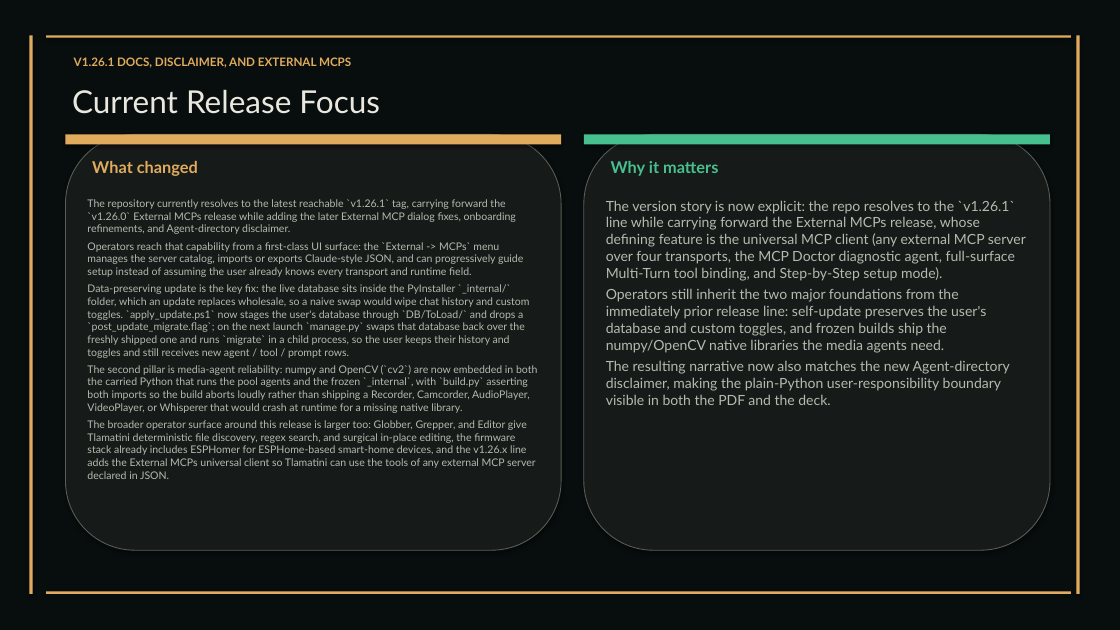
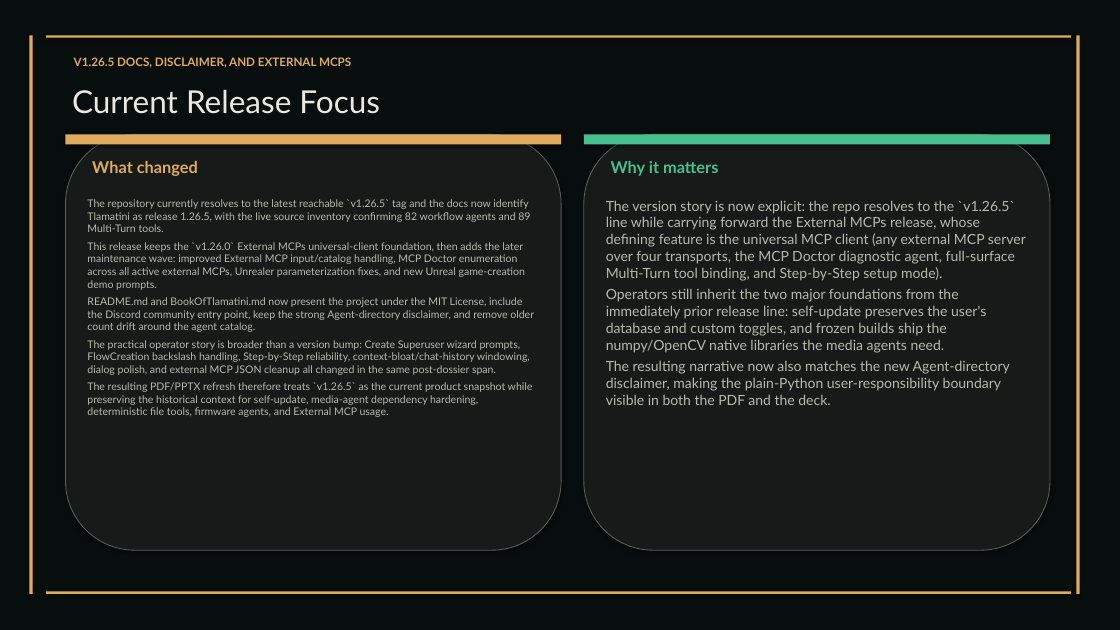
Before and after one commit to XAIHT/Tlamatini, a slide deck: slide 20 of Tlamatini_eXtended_Artificial_Intelligence_Humanly_Tempered.pptx. Drawn at 1120x630 pixels with LibreOffice and Linux fonts; fonts in the diff are those of the drawing. Boxes give left, top, right and bottom in pixels: in the first picture for what was removed or moved away, otherwise in the second. Text is boxed around its words. In the diff, an @@ line names an element or a change of style, - is before the commit and + after.

```diff
--- a/Tlamatini_eXtended_Artificial_Intelligence_Humanly_Tempered.pptx
+++ b/Tlamatini_eXtended_Artificial_Intelligence_Humanly_Tempered.pptx
@@ text at [74,57,351,68]: text changed @@
-V1.26.1 DOCS, DISCLAIMER, AND EXTERNAL MCPS
+V1.26.5 DOCS, DISCLAIMER, AND EXTERNAL MCPS
@@ text at [87,199,534,417]: text changed @@
-The repository currently resolves to the latest reachable `v1.26.1` tag, carrying forward the `v1.26.0` External MCPs release while adding the later External MCP dialog fixes, onboarding refinements, and Agent-directory disclaimer.
-Operators reach that capability from a first-class UI surface: the `External -> MCPs` menu manages the server catalog, imports or exports Claude-style JSON, and can progressively guide setup instead of assuming the user already knows every transport and runtime field.
-Data-preserving update is the key fix: the live database sits inside the PyInstaller `_internal/` folder, which an update replaces wholesale, so a naive swap would wipe chat history and custom toggles. `apply_update.ps1` now stages the user's database through `DB/ToLoad/` and drops a `post_update_migrate.flag`; on the next launch `manage.py` swaps that database back over the freshly shipped one and runs `migrate` in a child process, so the user keeps their history and toggles and still receives new agent / tool / prompt rows.
-The second pillar is media-agent reliability: numpy and OpenCV (`cv2`) are now embedded in both the carried Python that runs the pool agents and the frozen `_internal`, with `build.py` asserting both imports so the build aborts loudly rather than shipping a Recorder, Camcorder, AudioPlayer, VideoPlayer, or Whisperer that would crash at runtime for a missing native library.
-The broader operator surface around this release is larger too: Globber, Grepper, and Editor give Tlamatini deterministic file discovery, regex search, and surgical in-place editing, the firmware stack already includes ESPHomer for ESPHome-based smart-home devices, and the v1.26.x line adds the External MCPs universal client so Tlamatini can use the tools of any external MCP server declared in JSON.
+The repository currently resolves to the latest reachable `v1.26.5` tag and the docs now identify Tlamatini as release 1.26.5, with the live source inventory confirming 82 workflow agents and 89 Multi-Turn tools.
+This release keeps the `v1.26.0` External MCPs universal-client foundation, then adds the later maintenance wave: improved External MCP input/catalog handling, MCP Doctor enumeration across all active external MCPs, Unrealer parameterization fixes, and new Unreal game-creation demo prompts.
+README.md and BookOfTlamatini.md now present the project under the MIT License, include the Discord community entry point, keep the strong Agent-directory disclaimer, and remove older count drift around the agent catalog.
+The practical operator story is broader than a version bump: Create Superuser wizard prompts, FlowCreation backslash handling, Step-by-Step reliability, context-bloat/chat-history windowing, dialog polish, and external MCP JSON cleanup all changed in the same post-dossier span.
+The resulting PDF/PPTX refresh therefore treats `v1.26.5` as the current product snapshot while preserving the historical context for self-update, media-agent dependency hardening, deterministic file tools, firmware agents, and External MCP usage.
@@ text at [606,200,1026,281]: text changed @@
-The version story is now explicit: the repo resolves to the `v1.26.1` line while carrying forward the External MCPs release, whose defining feature is the universal MCP client (any external MCP server over four transports, the MCP Doctor diagnostic agent, full-surface Multi-Turn tool binding, and Step-by-Step setup mode).
+The version story is now explicit: the repo resolves to the `v1.26.5` line while carrying forward the External MCPs release, whose defining feature is the universal MCP client (any external MCP server over four transports, the MCP Doctor diagnostic agent, full-surface Multi-Turn tool binding, and Step-by-Step setup mode).
```
Also in this commit, not shown: 39 other slides changed, 5 slides added, 2 other files.
